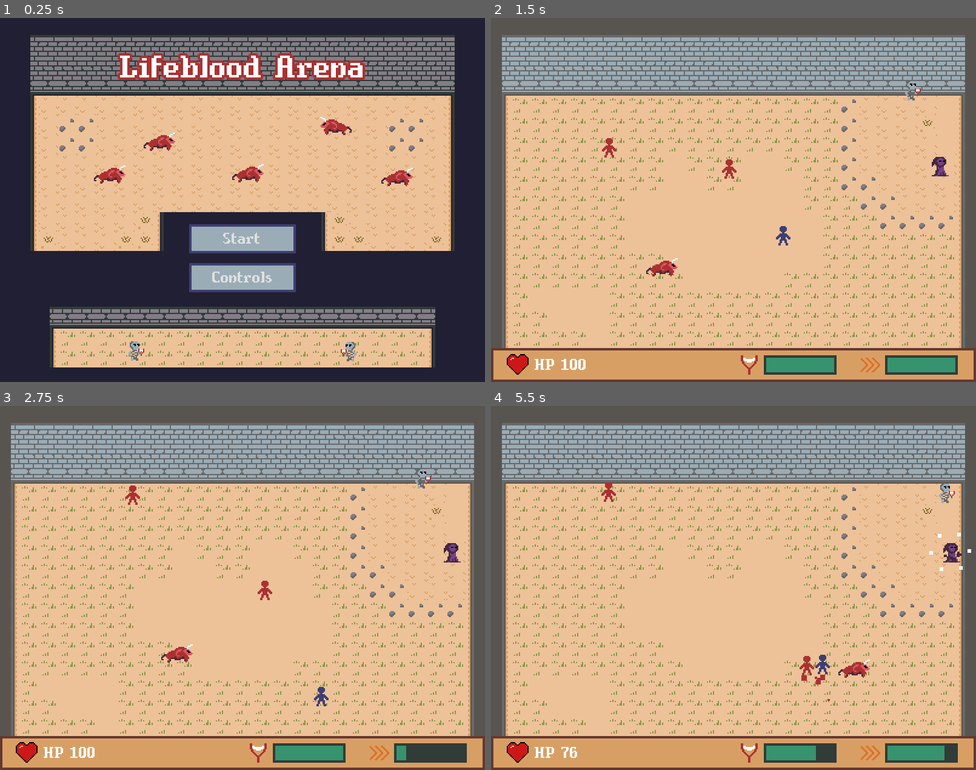
Above: before the commit, frames 1-4 (two rows, left to right).
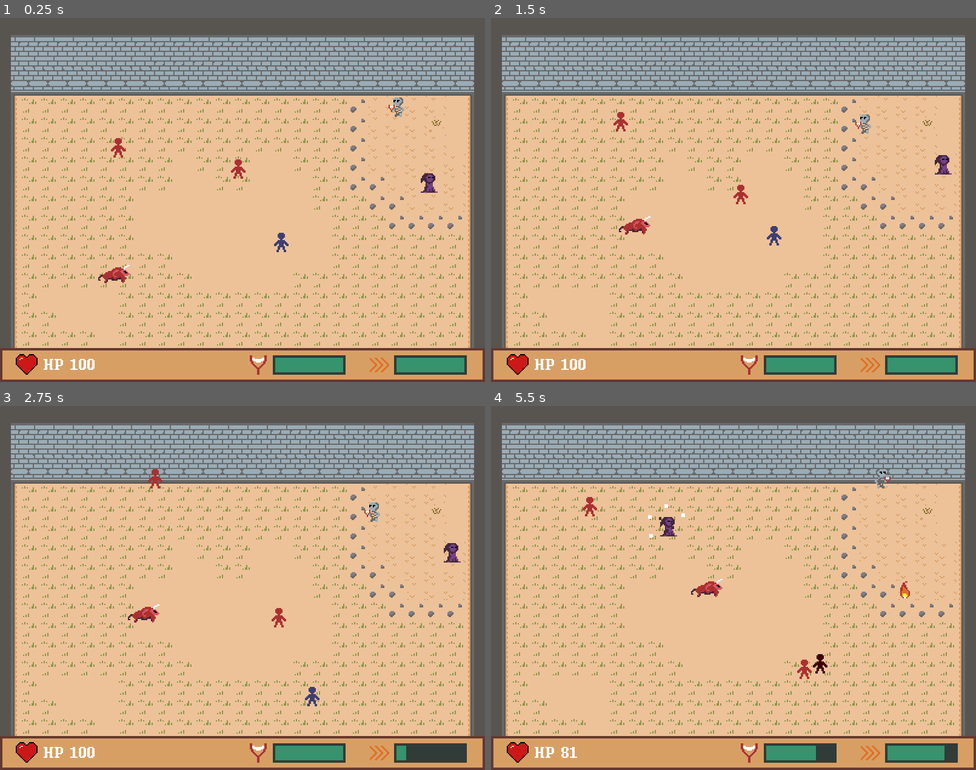
Above: after the commit, the same moments.

Repository: svntax/LD44-YLIC
Game: Godot game, scene res://Scenes/gameplay.tscn
Two runs of this game, one before a commit and one after it. Both use one fixed random seed, a clock stepped at 60 frames per second and the inputs below. Before the commit the project starts from res://Scenes/main_menu.tscn.
Inputs (mouse positions are in pixels of both pictures, inside the frame that each line leads up to):
- Up to frame 1 (0.25 s): no input
- Up to frame 2 (1.5 s): click (733, 240) at 0.5 s, where only the run before the commit has a clickable "Start"; move the mouse to (840, 181) at 1.27 s; hold D (MOVE_RIGHT) from 1.28 s (still down); click (840, 181) at 1.35 s
- Up to frame 3 (2.75 s): move the mouse to (145, 606) at 2.02 s; release D (MOVE_RIGHT) at 2.03 s; hold S (MOVE_DOWN) from 2.03 s (still down); tap Space (DASH) at 2.1 s
- Up to frame 4 (5.5 s): move the mouse to (782, 507) at 2.77 s; release S (MOVE_DOWN) at 2.78 s; hold D (MOVE_RIGHT) 2.78-3.53 s; right-click (782, 507) at 2.85 s; move the mouse to (709, 660) at 3.52 s; hold W (MOVE_UP) 3.53-4.28 s; click (709, 660) at 3.6 s; move the mouse to (879, 642) at 4.27 s; hold Space (DASH) 4.28-5.03 s; hold A (MOVE_LEFT) from 4.28 s (still down); move the mouse to (588, 533) at 5.02 s; right-click (588, 533) at 5.1 s

The runs differ from the first frame. In frame 1, 68% of the frame differs, in the area x 0-100%, y 0-100%; in frame 2, 1.0%; in frame 3, 0.9%; in frame 4, 1.3%.

Commit message:
Add first hard-tier level

Diff:
--- a/Scenes/layoutHard_01.tscn
+++ b/Scenes/layoutHard_01.tscn
@@ -1,8 +1,9 @@
-[gd_scene load_steps=4 format=2]
+[gd_scene load_steps=5 format=2]
 
 [ext_resource path="res://arena_tileset_02.tres" type="TileSet" id=1]
 [ext_resource path="res://Scenes/archer.tscn" type="PackedScene" id=2]
 [ext_resource path="res://Scenes/bull.tscn" type="PackedScene" id=3]
+[ext_resource path="res://Scenes/enemy_basic.tscn" type="PackedScene" id=4]
 
 [node name="LayoutBasic" type="Node2D"]
 
@@ -13,25 +14,58 @@
 tile_data = PoolIntArray( 0, 17, 0, 1, 16, 0, 2, 16, 0, 3, 16, 0, 4, 16, 0, 5, 16, 0, 6, 16, 0, 7, 16, 0, 8, 16, 0, 9,  …(6578 unchanged characters)…
 
 [node name="archer" parent="." instance=ExtResource( 2 )]
-position = Vector2( 65.2626, 97.5945 )
+position = Vector2( 35.4516, 78.7268 )
 
 [node name="archer2" parent="." instance=ExtResource( 2 )]
-position = Vector2( 105.263, 97.5945 )
+position = Vector2( 78.0935, 77.9721 )
 
 [node name="archer3" parent="." instance=ExtResource( 2 )]
-position = Vector2( 145.263, 97.5945 )
+position = Vector2( 59.2262, 108.538 )
 
 [node name="archer4" parent="." instance=ExtResource( 2 )]
-position = Vector2( 265.263, 97.5945 )
+position = Vector2( 349.79, 106.274 )
 
 [node name="archer5" parent="." instance=ExtResource( 2 )]
-position = Vector2( 305.263, 97.5945 )
+position = Vector2( 336.961, 74.5759 )
 
 [node name="archer6" parent="." instance=ExtResource( 2 )]
-position = Vector2( 345.263, 97.5945 )
+position = Vector2( 376.583, 75.3306 )
 
 [node name="bull" parent="." instance=ExtResource( 3 )]
-position = Vector2( 80, 250 )
+position = Vector2( 56.2267, 139.058 )
 
 [node name="bull2" parent="." instance=ExtResource( 3 )]
-position = Vector2( 340, 250 )
+position = Vector2( 347.924, 142.077 )
+
+[node name="bull4" parent="." instance=ExtResource( 3 )]
+position = Vector2( 300, 121.322 )
+
+[node name="bull5" parent="." instance=ExtResource( 3 )]
+position = Vector2( 105.286, 120.945 )
+
+[node name="bull6" parent="." instance=ExtResource( 3 )]
+position = Vector2( 118.116, 83.5867 )
+
+[node name="bull3" parent="." instance=ExtResource( 3 )]
+position = Vector2( 291.321, 88.8697 )
+
+[node name="EnemyBasic" parent="." instance=ExtResource( 4 )]
+position = Vector2( 95.5586, 209.319 )
+
+[node name="EnemyBasic2" parent="." instance=ExtResource( 4 )]
+position = Vector2( 132.483, 240.507 )
+
+[node name="EnemyBasic4" parent="." instance=ExtResource( 4 )]
+position = Vector2( 208.123, 260.224 )
+
+[node name="EnemyBasic5" parent="." instance=ExtResource( 4 )]
+position = Vector2( 280.896, 241.224 )
+
+[node name="EnemyBasic6" parent="." instance=ExtResource( 4 )]
+position = Vector2( 237.519, 220.432 )
+
+[node name="EnemyBasic7" parent="." instance=ExtResource( 4 )]
+position = Vector2( 176.577, 221.866 )
+
+[node name="EnemyBasic3" parent="." instance=ExtResource( 4 )]
+position = Vector2( 313.877, 207.526 )
--- a/project.godot
+++ b/project.godot
@@ -15,8 +15,8 @@
 
 [application]
 
-config/name="Lifeblood Arena"
-run/main_scene="res://Scenes/main_menu.tscn"
+config/name="LudumDare44"
+run/main_scene="res://Scenes/gameplay.tscn"
 config/icon="res://icon.png"
 
 [autoload]
